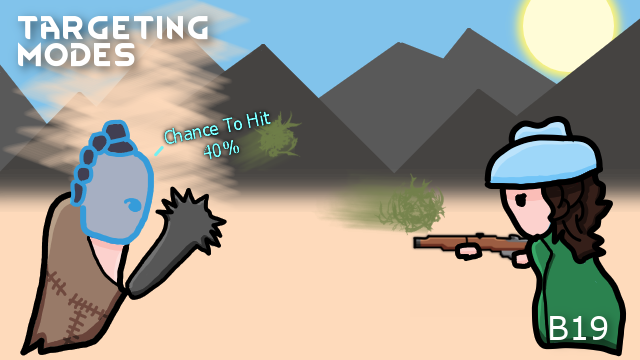
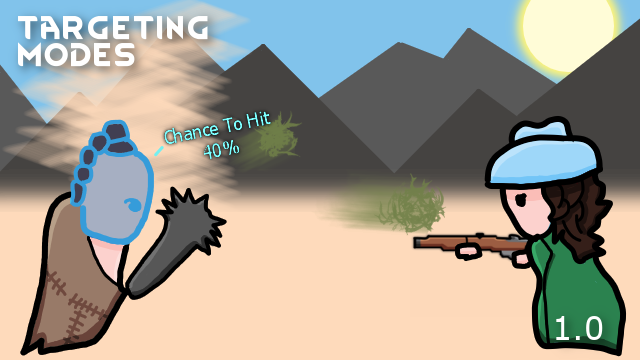
The second w=640, h=360 image is a revision of the first. Changes to its layers:
added layer "RWVer copy" above "VerB19" over bbox(548, 312, 618, 354)
hid "VerB19" over bbox(545, 312, 618, 354)
